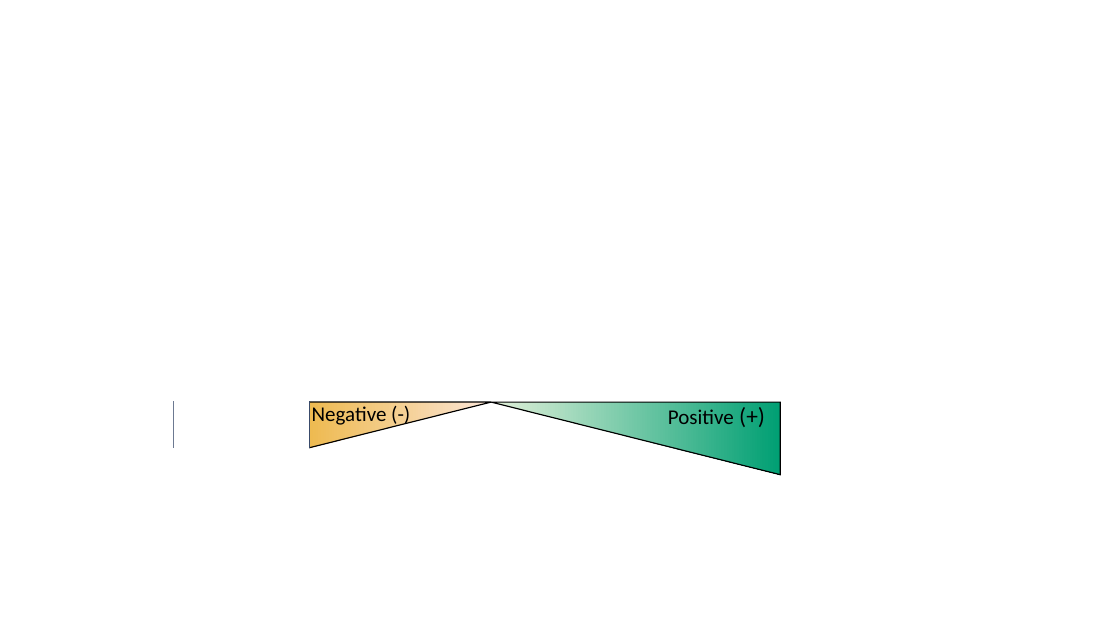
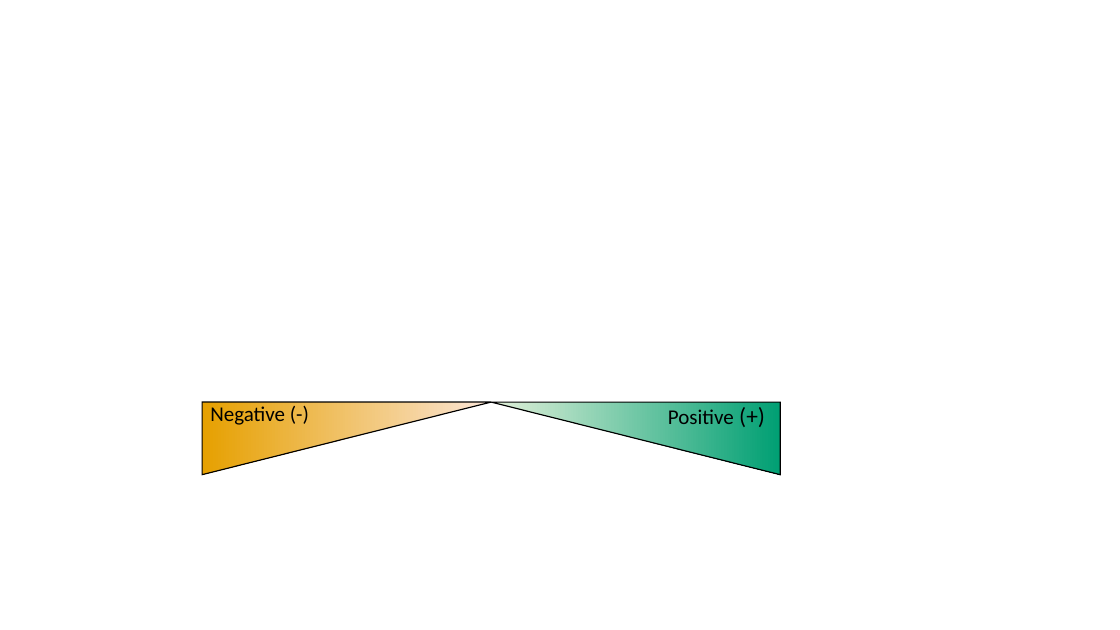
Before and after one commit to Buchel9844/Complexity_Caracoles, a slide deck: slide 2 of relatedocuments/Chapt1_conceptualfig.pptx. Drawn at 1120x630 pixels with LibreOffice and Linux fonts; fonts in the diff are those of the drawing. Boxes give left, top, right and bottom in pixels: in the first picture for what was removed or moved away, otherwise in the second. Text is boxed around its words. In the diff, an @@ line names an element or a change of style, - is before the commit and + after.

```diff
--- a/relatedocuments/Chapt1_conceptualfig.pptx
+++ b/relatedocuments/Chapt1_conceptualfig.pptx
@@ rectangle removed at bbox=[174, 402, 309, 448] @@
@@ rectangle removed at bbox=[174, 394, 309, 538] @@
@@ text "Negative (-)": place and size @@
-text "Negative (-)" at bbox=[312, 406, 387, 428]
+text "Negative (-)" at bbox=[210, 406, 285, 425]
```
Also in this commit, not shown: 18 other files.
